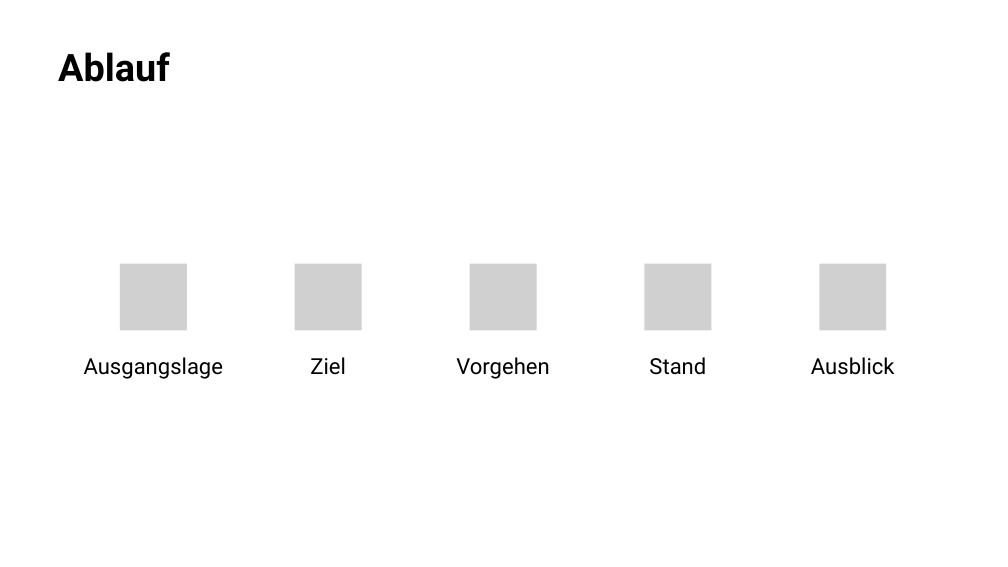
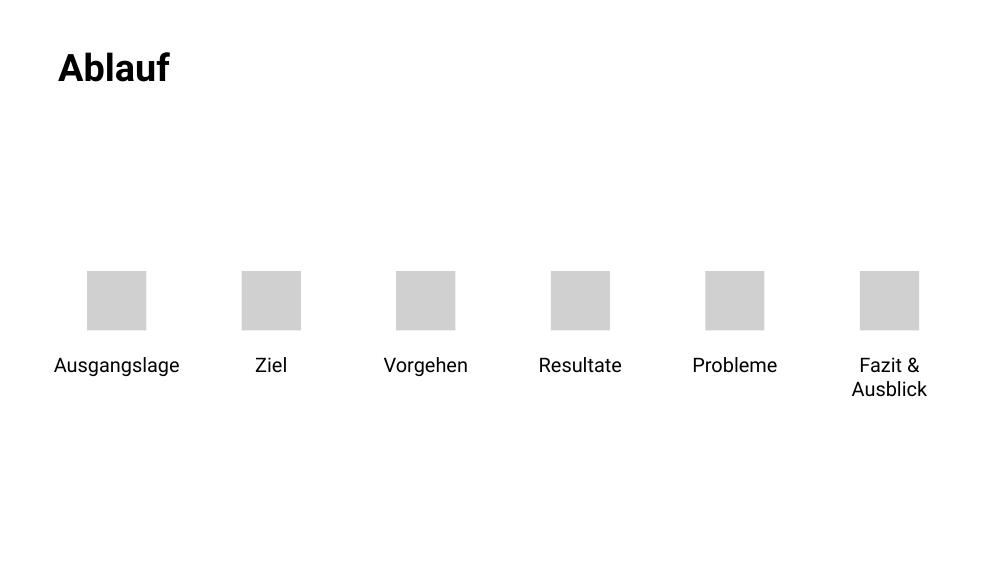
Before and after one commit to Froster2406/BAT2024, a slide deck: slide 2 of Dokumentation/presentation/BAT-EIT-FS24-Präs-Nicora-1507146.pptx. Drawn at 1008x567 pixels with LibreOffice and Linux fonts; fonts in the diff are those of the drawing; grey boxes stand for pictures. Boxes give left, top, right and bottom in pixels: in the first picture for what was removed or moved away, otherwise in the second. Text is boxed around its words. In the diff, an @@ line names an element or a change of style, - is before the commit and + after.

```diff
--- a/Dokumentation/presentation/BAT-EIT-FS24-Präs-Nicora-1507146.pptx
+++ b/Dokumentation/presentation/BAT-EIT-FS24-Präs-Nicora-1507146.pptx
@@ group removed at <box>120,264,887,375</box>: 3 pictures, 1 text @@
-Stand
@@ picture: place and size @@
-picture at <box>295,264,362,331</box>
+picture at <box>242,271,301,330</box>
@@ picture: place and size @@
-picture at <box>470,264,537,331</box>
+picture at <box>396,271,455,330</box>
@@ group added at <box>87,271,919,373</box>: 4 pictures, 2 texts @@
+Resultate
+Probleme
@@ text "Ausgangslage": place and size @@
-text "Ausgangslage" at <box>84,357,223,379</box>
+text "Ausgangslage" at <box>54,357,180,376</box>
@@ text "Ziel": place and size @@
-text "Ziel" at <box>310,357,346,375</box>
+text "Ziel" at <box>255,357,287,373</box>
@@ size 21 to 19 pt in 3 elements at <box>54,357,180,376</box>, <box>255,357,287,373</box>, <box>384,357,468,376</box> @@
@@ text "Vorgehen": place and size @@
-text "Vorgehen" at <box>456,357,549,379</box>
+text "Vorgehen" at <box>384,357,468,376</box>
@@ text at <box>852,357,927,397</box>: text changed; size 21 to 19 pt @@
-Ausblick
+Fazit & Ausblick
```
Also in this commit, not shown: 7 other slides changed, 4 slides added, 2 slides removed, 5 other files.
